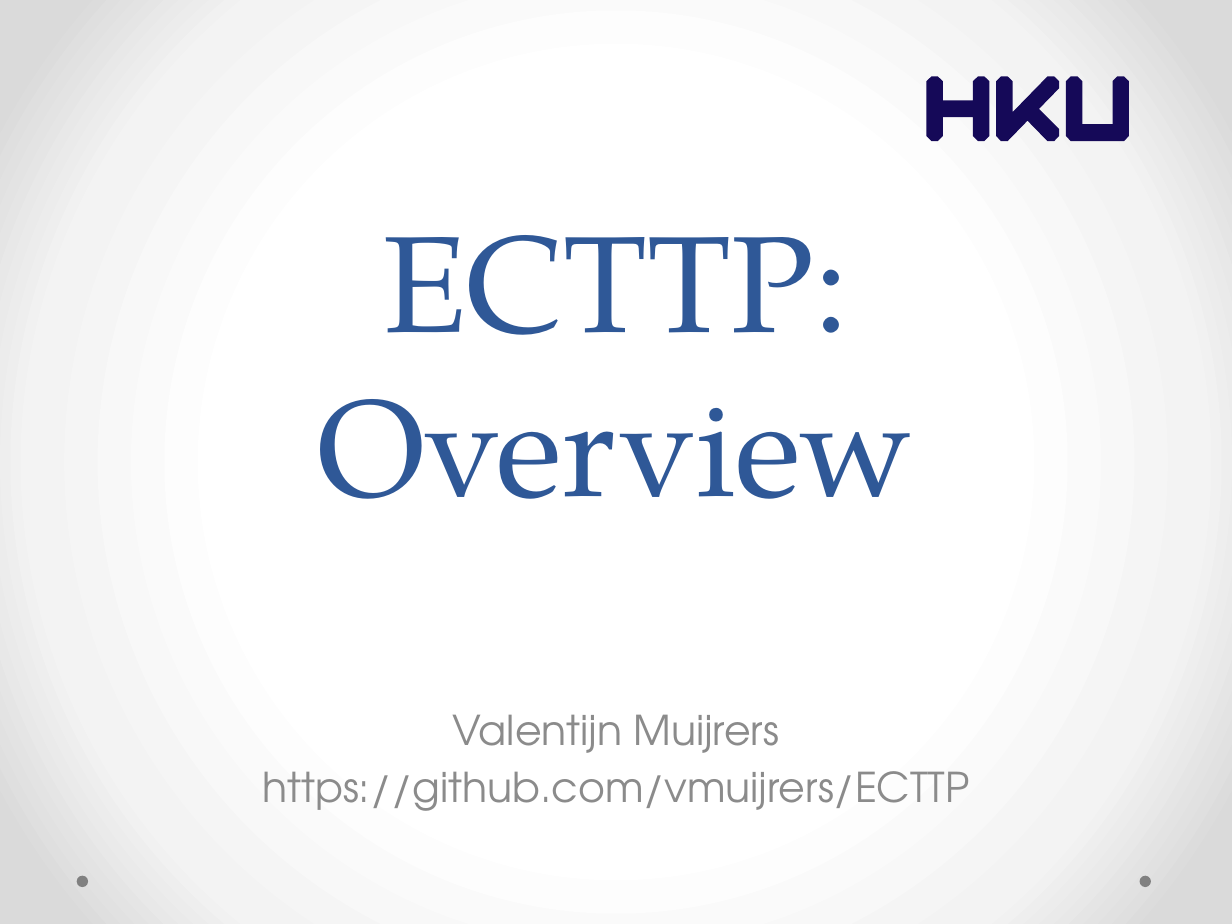
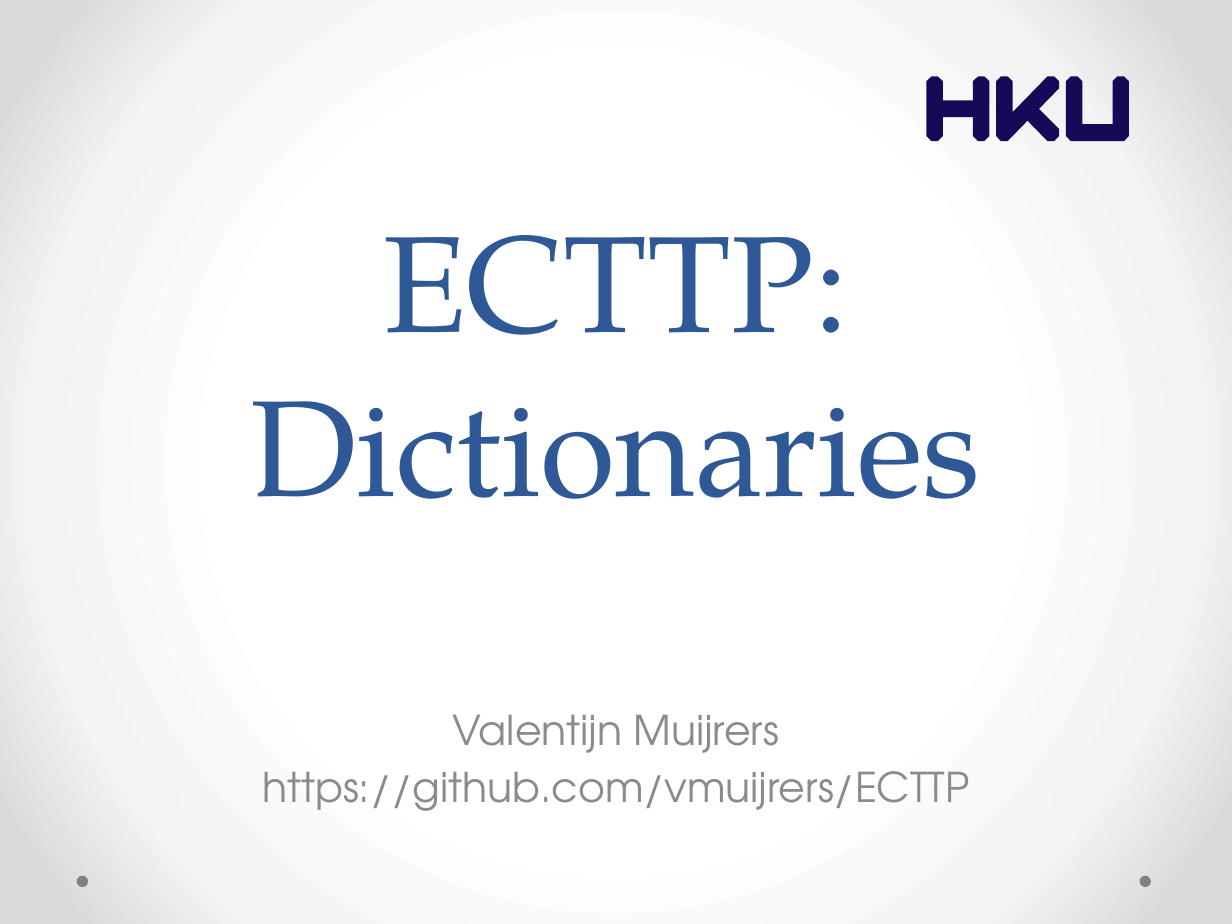
Before and after one commit to vmuijrers/EmpoweringCreativeThinkingThroughProgramming, a slide deck: slide 1 of Slides/ECTTP_Les_10_Overview.pptx. Drawn at 1232x924 pixels with LibreOffice and Linux fonts; fonts in the diff are those of the drawing. Boxes give left, top, right and bottom in pixels: in the first picture for what was removed or moved away, otherwise in the second. Text is boxed around its words. In the diff, an @@ line names an element or a change of style, - is before the commit and + after.

Commit message:
Update

```diff
--- a/Slides/ECTTP_Les_10_Overview.pptx
+++ b/Slides/ECTTP_Les_10_Overview.pptx
@@ title at (251,235,981,499): text changed @@
-ECTTP: Overview
+ECTTP: Dictionaries
```
Also in this commit, not shown: 7 slides added.
